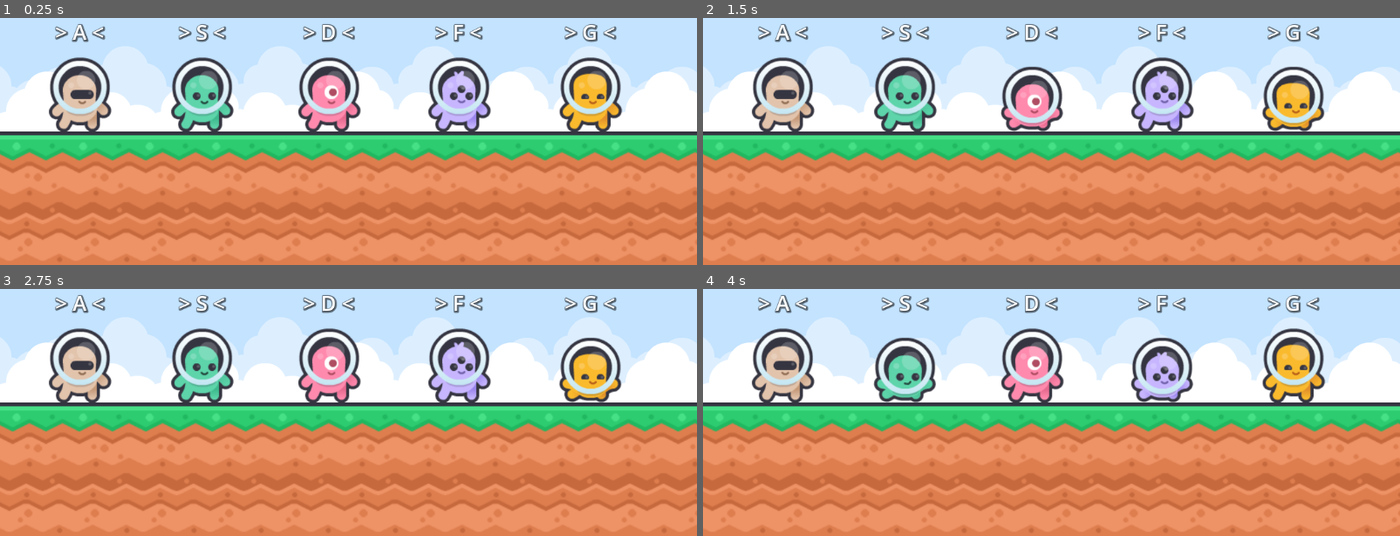
Above: before the commit, frames 1-4 (two rows, left to right).
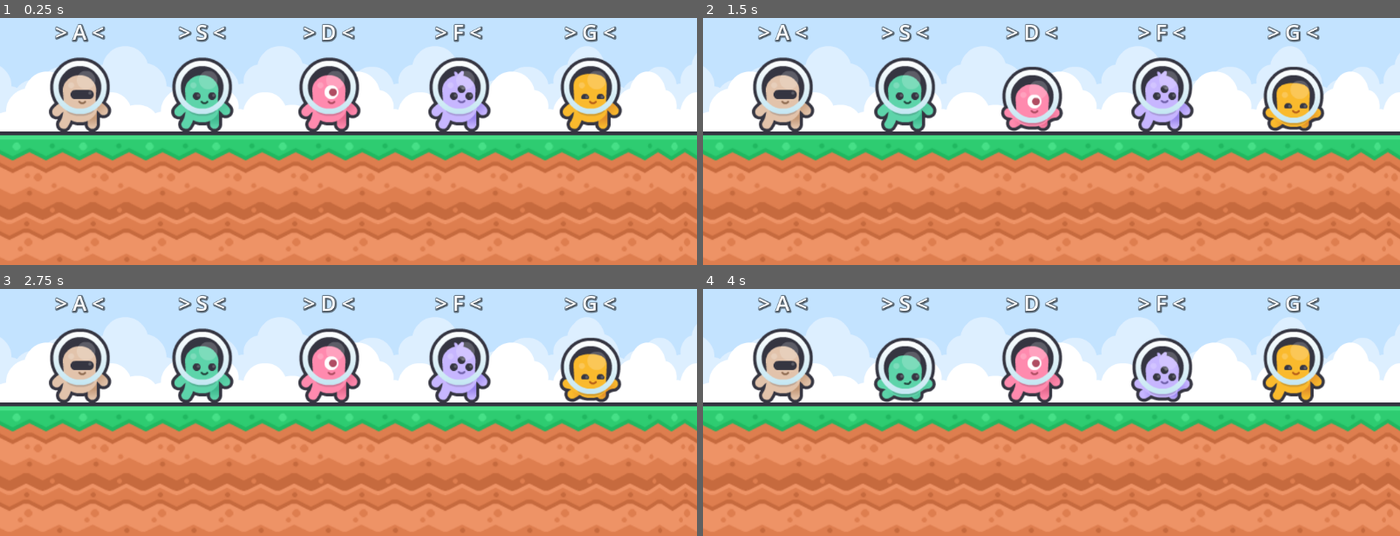
Above: after the commit, the same moments.

Repository: ItzLullyx/exercice-1-inter-ludique
Game: Godot game, scene res://node_2d.tscn
Two runs of this game, one before a commit and one after it. Both use one fixed random seed, a clock stepped at 60 frames per second and the inputs below. Before the commit the project has no main scene; this scene is started directly in both runs.
Inputs:
- Up to frame 1 (0.25 s): no input
- Up to frame 2 (1.5 s): tap Enter at 0.5 s; hold D 0.53-1.28 s; tap F at 0.6 s; hold S from 1.28 s (still down); tap G at 1.35 s
- Up to frame 3 (2.75 s): release S at 2.03 s; hold D from 2.03 s (still down); tap F at 2.1 s
- Up to frame 4 (4 s): tap Space at 2.75 s; tap G at 2.85 s; release D at 3.53 s; hold A from 3.53 s (still down); tap F at 3.6 s

The runs differ from the first frame. In frame 1, 1.2% of the frame differs, in the area x 85-100%, y 11-90%; in frame 2, 1.2%; in frame 3, 1.2%; in frame 4, 1.2%.

Commit message:
Addition of Web export

Diff:
--- a/test/node_2d.tscn
+++ b/test/node_2d.tscn
@@ -122,12 +122,13 @@
 texture = ExtResource("1_0hol4")
 
 [node name="BackgroundClouds6" type="Sprite2D" parent="Environment"]
-position = Vector2(1078, 304)
+position = Vector2(1051.5, 304)
+scale = Vector2(0.79296875, 1)
 texture = ExtResource("1_0hol4")
 
 [node name="BackgroundSolidSky" type="Sprite2D" parent="Environment"]
-position = Vector2(567, 66)
-scale = Vector2(5.01563, 1.25781)
+position = Vector2(538.9997, 66)
+scale = Vector2(4.7968774, 1.25781)
 texture = ExtResource("2_q6r6c")
 
 [node name="TerrainGrassBlockCenter" type="Sprite2D" parent="Environment"]
@@ -182,9 +183,9 @@
 texture = ExtResource("3_kdubu")
 
 [node name="TerrainGrassBlockCenter11" type="Sprite2D" parent="Environment"]
-position = Vector2(1124.5, 592.593)
+position = Vector2(1111.5209, 592.61475)
 rotation = -0.00167445
-scale = Vector2(1.73437, 1.73437)
+scale = Vector2(1.3287718, 1.73437)
 texture = ExtResource("3_kdubu")
 
 [node name="TerrainGrassBlockTop" type="Sprite2D" parent="Environment"]
@@ -238,8 +239,8 @@
 texture = ExtResource("4_d21ai")
 
 [node name="TerrainGrassBlockTop11" type="Sprite2D" parent="Environment"]
-position = Vector2(1121, 482)
-scale = Vector2(1.73242, 1.73242)
+position = Vector2(1109.7813, 482)
+scale = Vector2(1.3818356, 1.73242)
 texture = ExtResource("4_d21ai")
 
 [node name="CogworkDancers" type="AudioStreamPlayer2D" parent="."]
--- a/test/project.godot
+++ b/test/project.godot
@@ -11,5 +11,6 @@
 [application]
 
 config/name="test"
+run/main_scene="uid://b24vhxu0bretj"
 config/features=PackedStringArray("4.5", "Forward Plus")
 config/icon="res://icon.svg"
Not shown, added: test/export_presets.cfg
Not shown, added: docs/index.apple-touch-icon.png
Not shown, added: docs/index.audio.position.worklet.js
Not shown, added: docs/index.audio.worklet.js
Not shown, added: docs/index.html
Not shown, added: docs/index.icon.png
Not shown, added: docs/index.js
Not shown, added: docs/index.pck
Not shown, added: docs/index.png
Not shown, added: docs/index.wasm
